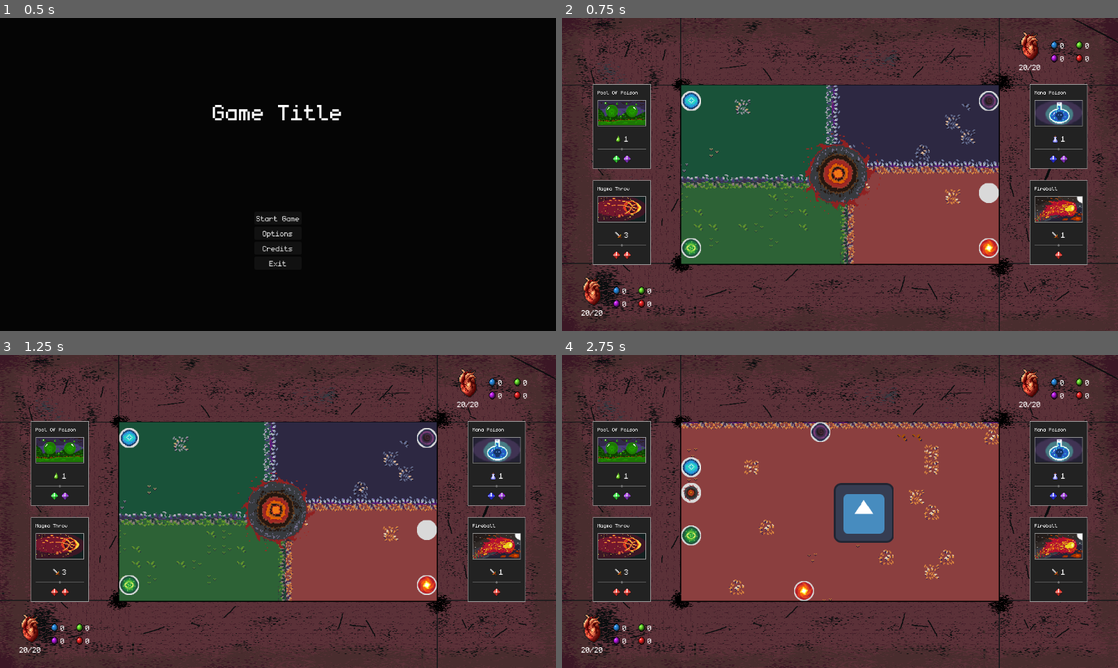
Above: before the commit, frames 1-4 (two rows, left to right).
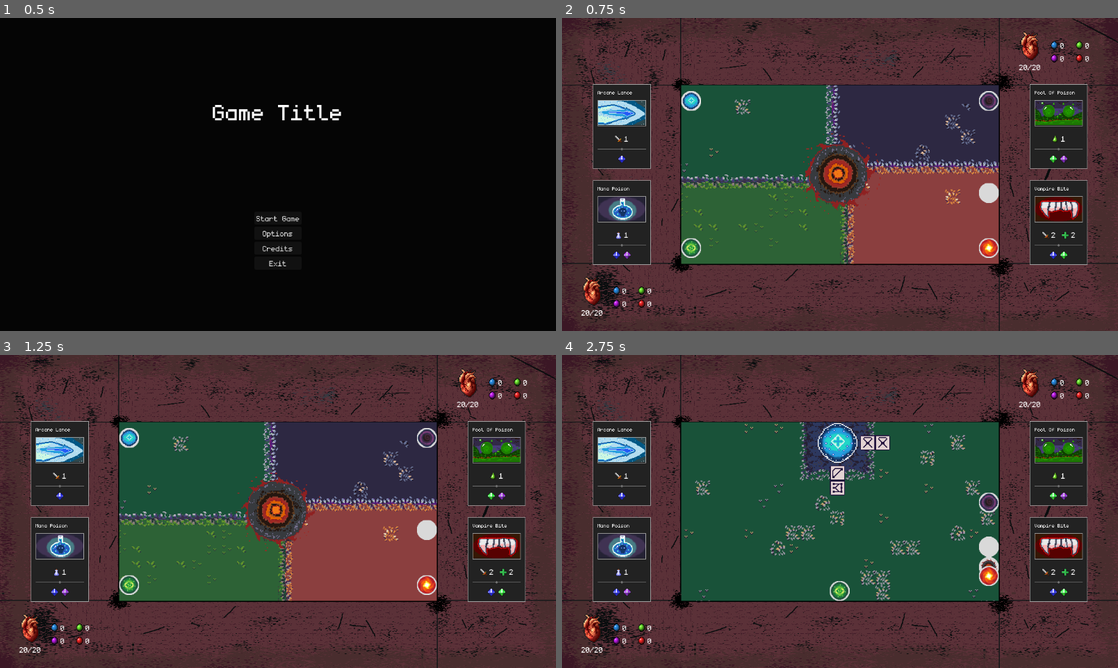
Above: after the commit, the same moments.

Repository: Juanxpeke/GD-BR2024
Game: Godot game, scene res://Core/GUI/MainMenu/main_menu.tscn
Same seed, same stepped clock (60 frames per second), same inputs: the game is played once before the commit and once after it. The engine's default icon, where the game draws it, is replaced by a stand-in: a white triangle on a blue panel in a dark square. Sound files missing from this copy of the repository are replaced by a short silence.
Inputs (mouse positions are in pixels of both pictures, inside the frame that each line leads up to):
- Up to frame 1 (0.5 s): no input
- Up to frame 2 (0.75 s): click "Start Game" at 0.5 s
- Up to frame 3 (1.25 s): no input
- Up to frame 4 (2.75 s): drag from (840, 511) to (990, 530) at 1.27 s; drag from (990, 530) to (712, 433) at 2.02 s

Frame 1 is identical in both runs. In frame 2, 2.8% of the frame differs, in the area x 6-94%, y 23-77%; in frame 3, 2.8%; in frame 4, 35%, in the area x 6-94%, y 21-79%.
Error before the commit: Invalid access to property or key 'current_cooldown' on a base object of type 'Nil'. (res://Core/Entity/Boss/boss.gd:30)

Commit message:
Unblocked skills from manager

Diff:
--- a/Global/Skills/skill_manager.gd
+++ b/Global/Skills/skill_manager.gd
@@ -2,19 +2,19 @@
 
 var skills = [
 	# Arcane
-	#load("res://Global/Skills/ArcaneLance/arcane_lance.tres"),
-	#load("res://Global/Skills/MagicMissiles/magic_missiles.tres"),
+	load("res://Global/Skills/ArcaneLance/arcane_lance.tres"),
+	load("res://Global/Skills/MagicMissiles/magic_missiles.tres"),
 	# Nature
-	#load("res://Global/Skills/ElectroBolt/electro_bolt.tres"),
-	#load("res://Global/Skills/ThunderStrike/thunder_strike.tres"),
+	load("res://Global/Skills/ElectroBolt/electro_bolt.tres"),
+	load("res://Global/Skills/ThunderStrike/thunder_strike.tres"),
 	# Dark
-	#load("res://Global/Skills/DarkBlast/dark_blast.tres"),
-	#load("res://Global/Skills/BlackHole/black_hole.tres"),
+	load("res://Global/Skills/DarkBlast/dark_blast.tres"),
+	load("res://Global/Skills/BlackHole/black_hole.tres"),
 	# Inferno
 	load("res://Global/Skills/Fireball/fireball.tres"),
 	load("res://Global/Skills/MagmaThrow/magma_throw.tres"),
 	# Arcane & Nature
-	#load("res://Global/Skills/VampireBite/vampire_bite.tres"),
+	load("res://Global/Skills/VampireBite/vampire_bite.tres"),
 	# Arcane & Dark
 	load("res://Global/Skills/ManaPoison/mana_poison.tres"),
 	# Arcane & Inferno
